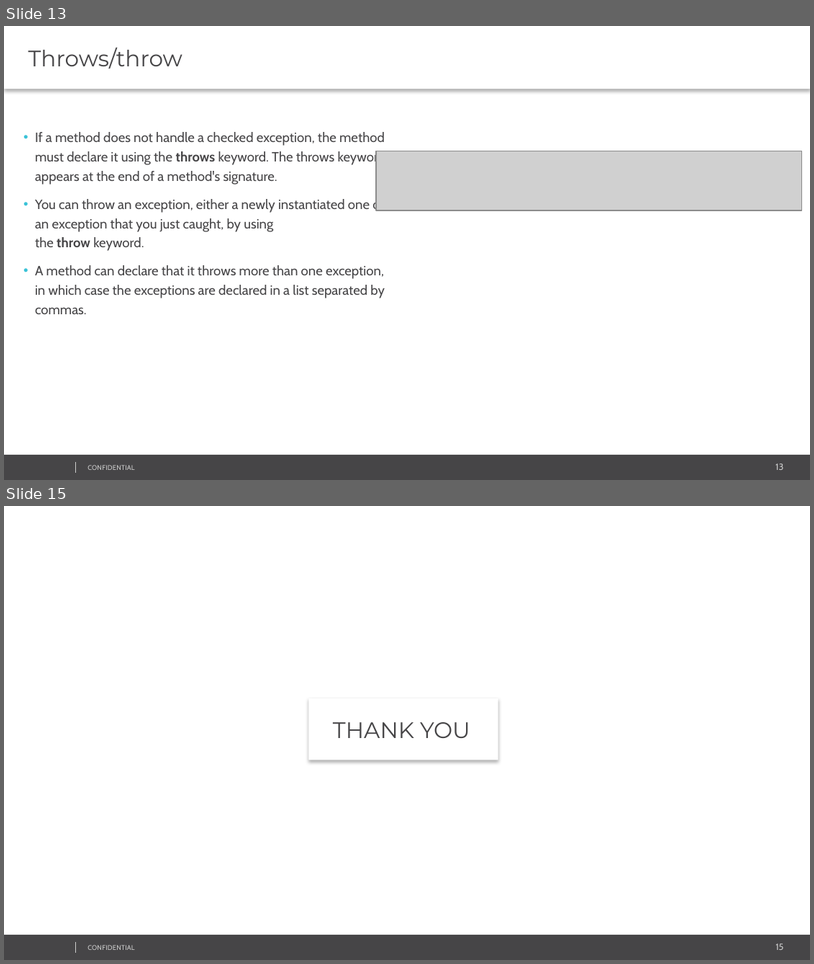
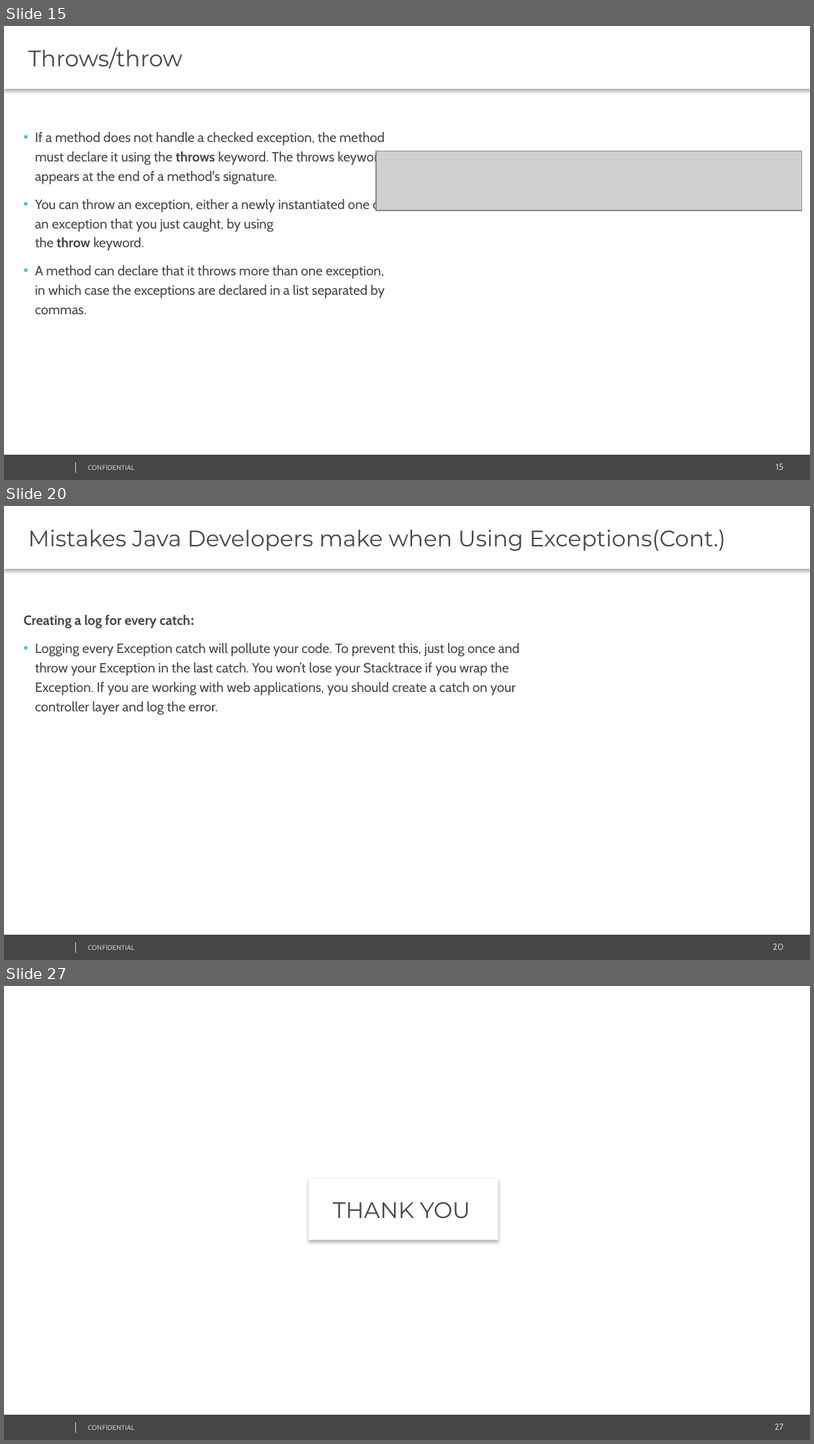
Before and after one commit to svasanth/exceptions, a slide deck: Java Exception Handling.pptx. Shown one above the other, each under a label of ours: slides 13 and 15 before the commit, slides 15, 20 and 27 after it; the slides between them are not shown. The pictures are 814x964 and 814x1444 pixels, drawn with LibreOffice and Linux fonts; fonts in the diff are those of the drawing; grey boxes stand for pictures; background and template pictures are left out. Boxes give left, top, right and bottom in pixels: in the first picture for what was removed or moved away, otherwise in the second. Text is boxed around its words. In the diff, an @@ line names an element or a change of style, - is before the commit and + after.

```diff
--- a/Java Exception Handling.pptx
+++ b/Java Exception Handling.pptx
@@ slide 20 added at <box>4,506,810,960</box>, background #FFFFFF; not listed: 4 template elements that a slide beside it also shows @@
@@ text added at <box>4,506,810,569</box>, fill #FFFFFF, 20 pt, text #464547 @@
+Mistakes Java Developers make when Using Exceptions(Cont.)
@@ text added at <box>23,615,520,715</box>, 12 pt, text #464547 @@
+Creating a log for every catch:
+• Logging every Exception catch will pollute your code. To prevent this, just log once and throw your Exception in the last catch. You won’t lose your Stacktrace if you wrap the Exception. If you are working with web applications, you should create a catch on your controller layer and log the error.
@@ what was slide 13 is now slide 15 @@
@@ page number at <box>776,463,784,470</box>: text changed @@
-13
+15
@@ what was slide 15 is now slide 27 @@
@@ page number at <box>775,1423,784,1430</box>: text changed @@
-15
+27
```
Also in this commit, not shown: 8 slides changed, 11 other slides added, 14 other files.
